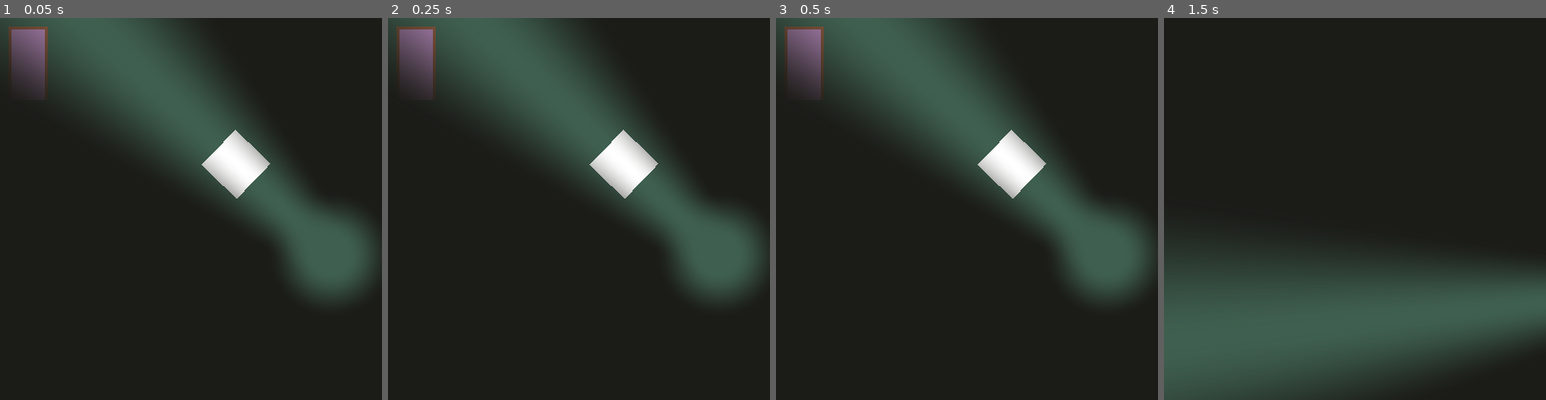
Above: before the commit, frames 1-4 (left to right).
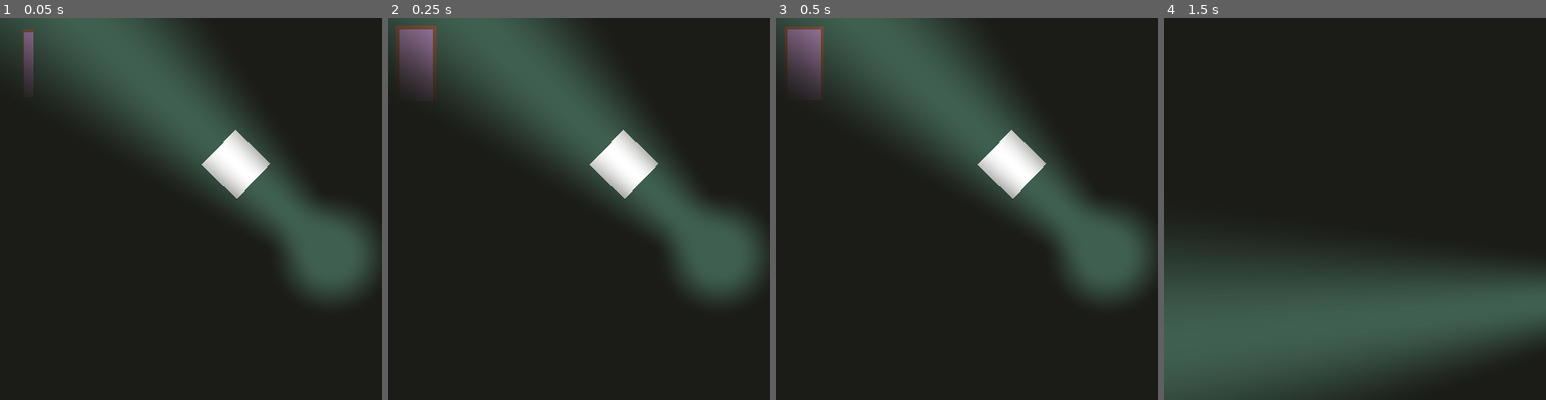
Above: after the commit, the same moments.

Repository: nolenroyalty/flashlight-survivors
Game: Godot game, scene res://Main.tscn
The game is run twice, just before and just after one commit, with the same random seed, the same clock (stepped at 60 frames per second) and the same inputs.
Inputs (mouse positions are % of the whole screen's width and height, from its top left):
- Up to frame 1 (0.05 s): no input
- Up to frame 2 (0.25 s): no input
- Up to frame 3 (0.5 s): no input
- Up to frame 4 (1.5 s): tap Enter at 0.5 s; move the mouse to (72, 45) at 0.52 s; hold D (player_right) 0.53-1.28 s; move the mouse to (30, 55) at 1.27 s; hold S (player_down) from 1.28 s (still down)
The pictures show only the part of the screen within x 18-68%, y 28-78%; the shares and areas given below are measured in that part.

The runs differ from the first frame. In frame 1, 1.1% of the frame differs, in the area x 2-13%, y 2-19%; in frame 2, less than 0.1%; in frame 3, nothing differs; in frame 4, nothing differs.

Commit message:
tween in the doorway :)

Diff:
--- a/enemies/Doorway.gd
+++ b/enemies/Doorway.gd
@@ -39,3 +39,9 @@
 	rng.randomize()
 	enemies_to_spawn = rng.randi_range(3, 10)
 	var _ignore = $Timer.connect("timeout", self, "spawn_enemy")
+	var t = get_tree().create_tween()
+	self.scale = U.v(0.1, 0.9)
+	t.tween_property(self, "scale", U.v(1.2, 1.05), 0.3)
+	t.set_ease(Tween.EASE_IN)
+	t.set_trans(Tween.TRANS_QUAD)
+	t.tween_property(self, "scale", U.v(1.0, 1.0), 0.2)
